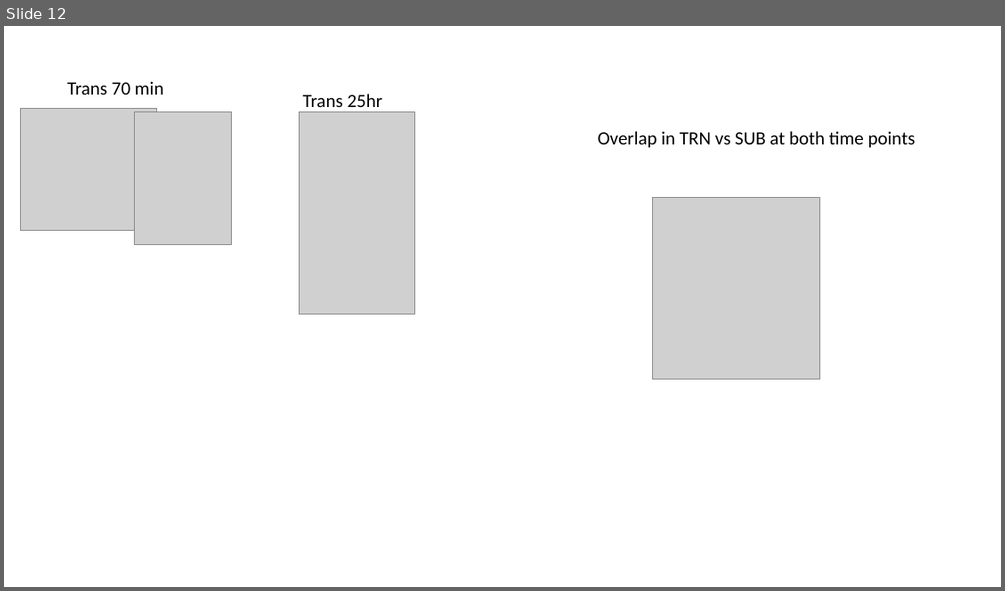
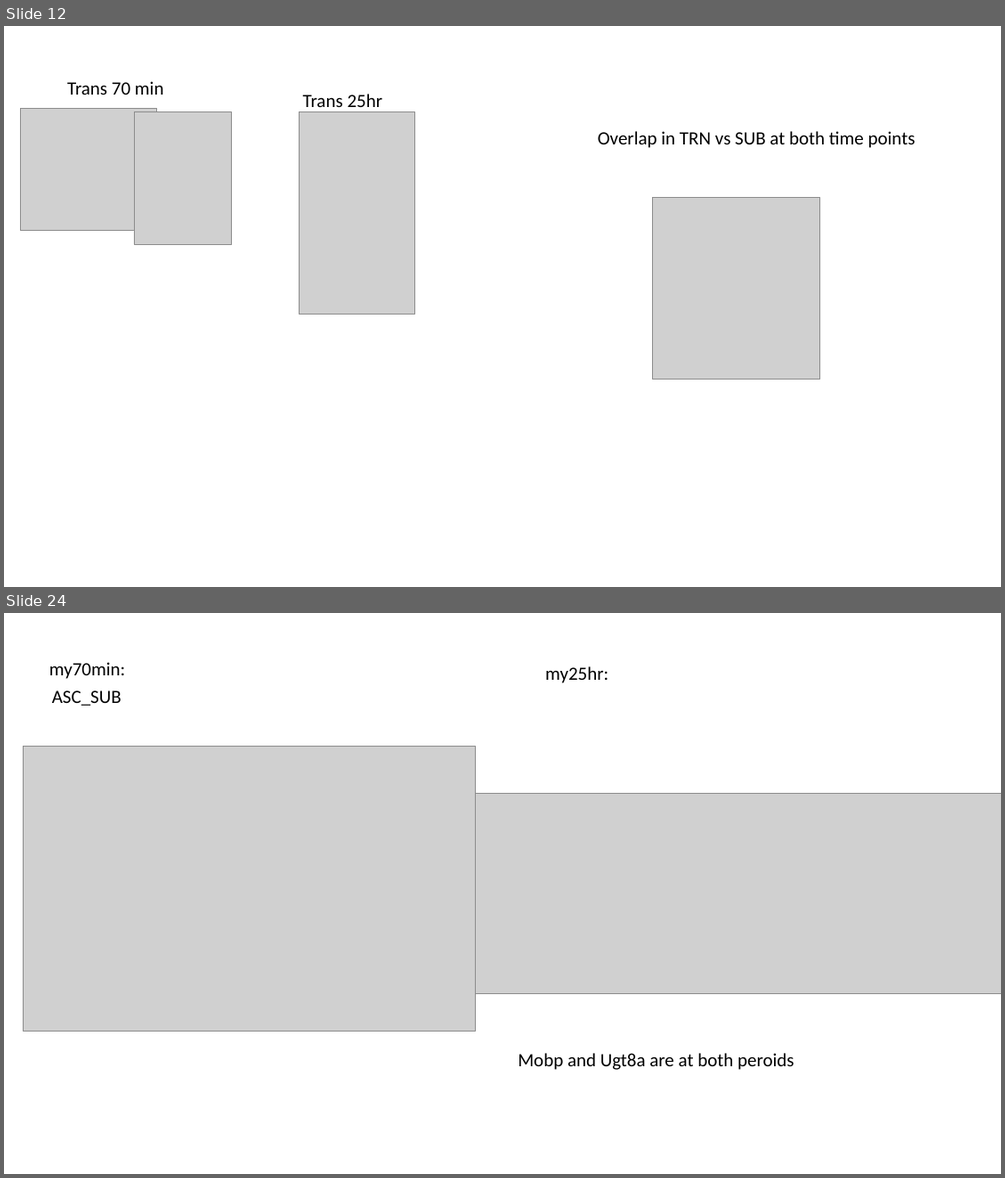
Before and after one commit to ty14/Transition25hr_Manuscript, a slide deck: manuscript/manuscript_figures/mPFC_manuscript_figures.pptx. Shown one above the other, each under a label of ours: slide 12 before the commit, slides 12 and 24 after it; the slides between them are not shown. The pictures are 1005x591 and 1005x1178 pixels, drawn with LibreOffice and Linux fonts; fonts in the diff are those of the drawing; grey boxes stand for pictures. Boxes give left, top, right and bottom in pixels: in the first picture for what was removed or moved away, otherwise in the second. Text is boxed around its words. In the diff, an @@ line names an element or a change of style, - is before the commit and + after.

```diff
--- a/manuscript/manuscript_figures/mPFC_manuscript_figures.pptx
+++ b/manuscript/manuscript_figures/mPFC_manuscript_figures.pptx
@@ slide 24 added at (x1=4, y1=613, x2=1001, y2=1174), background #FFFFFF @@
@@ text added at (x1=49, y1=662, x2=125, y2=679), 18 pt, text #000000 @@
+my70min:
@@ text added at (x1=52, y1=690, x2=121, y2=706), 18 pt, text #000000 @@
+ASC_SUB
@@ text added at (x1=545, y1=666, x2=608, y2=683), 18 pt, text #000000 @@
+my25hr:
@@ picture added at (x1=24, y1=747, x2=476, y2=1031) @@
@@ picture added at (x1=476, y1=793, x2=1001, y2=994) @@
@@ text added at (x1=518, y1=1053, x2=794, y2=1070), 18 pt, text #000000 @@
+Mobp and Ugt8a are at both peroids
```
Also in this commit, not shown: 11 other slides added, 11 other files.
